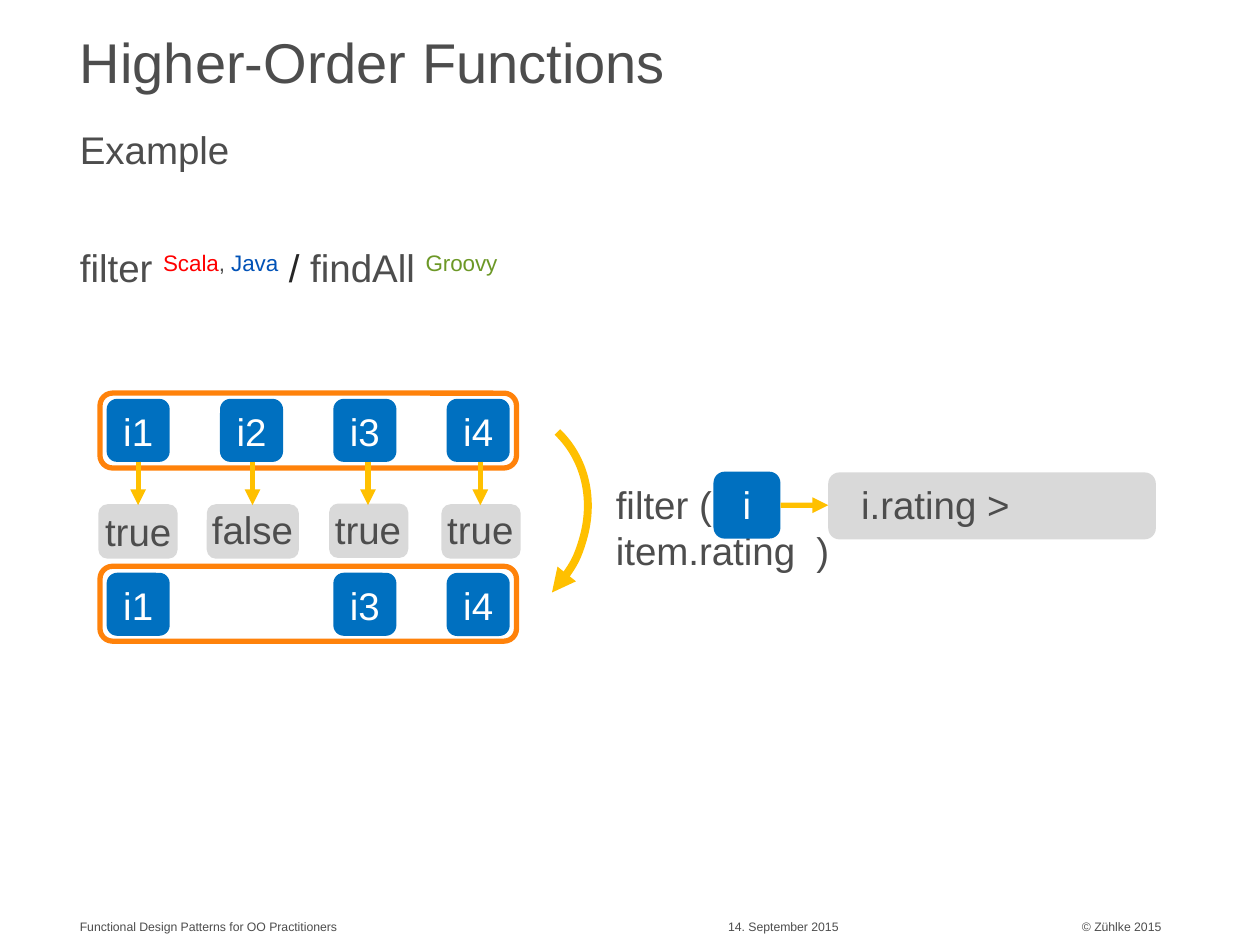
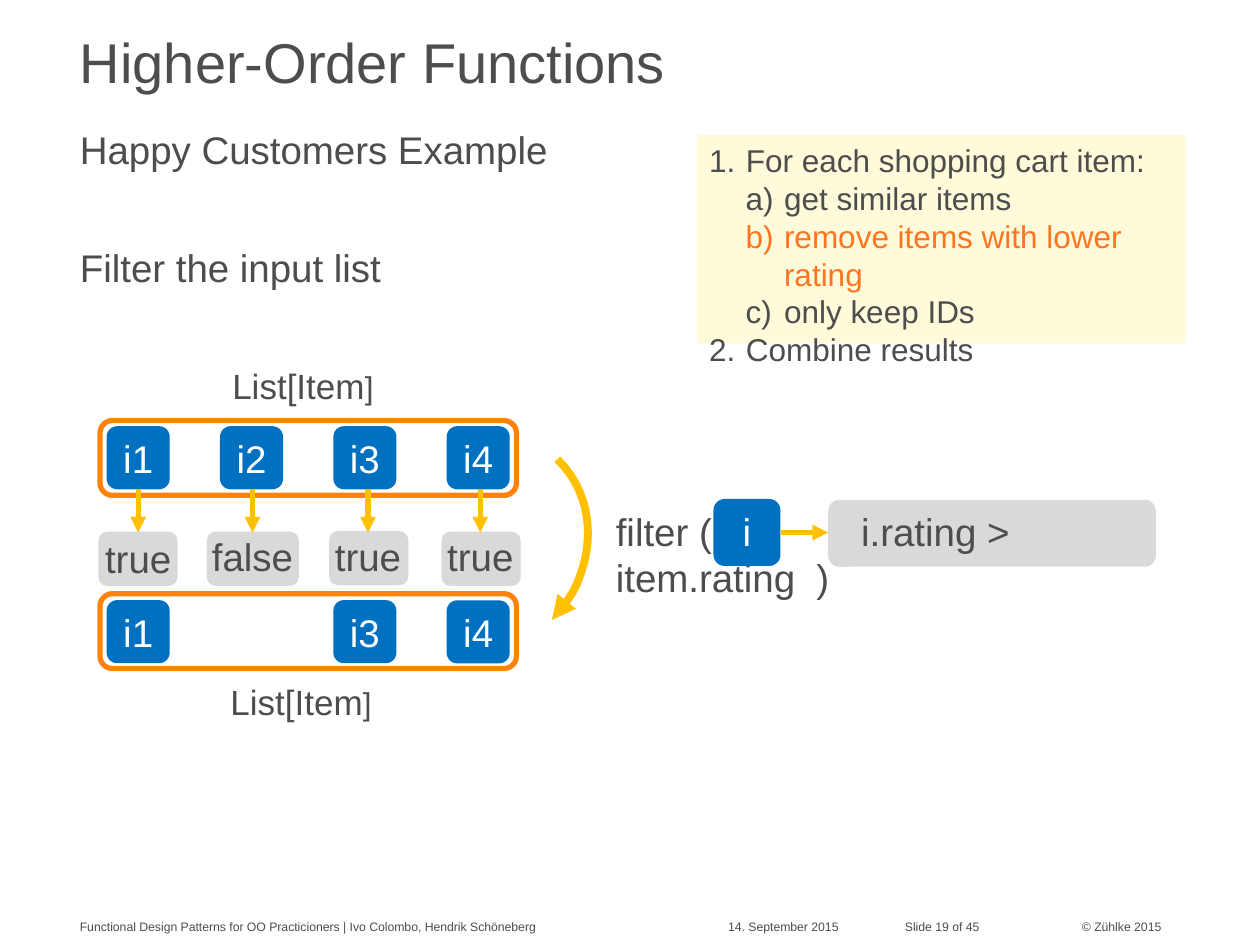
Before and after one commit to aax/zdays-fp-patterns, a slide deck: slide 19 of Functional Design Patterns for OO Practitioners.pptx (slide 9 before the commit). Drawn at 1260x945 pixels with LibreOffice and Linux fonts; fonts in the diff are those of the drawing. Boxes give left, top, right and bottom in pixels: in the first picture for what was removed or moved away, otherwise in the second. Text is boxed around its words. In the diff, an @@ line names an element or a change of style, - is before the commit and + after.

```diff
--- a/Functional Design Patterns for OO Practitioners.pptx
+++ b/Functional Design Patterns for OO Practitioners.pptx
@@ text at box(80, 136, 548, 172): text changed @@
-Example
+Happy Customers Example
@@ rectangle added at box(697, 135, 1186, 343), fill #FFFAD9, 18 pt, text #4D4D4D @@
+1. For each shopping cart item:
+  a) get similar items
+  b) remove items with lower rating
+  c) only keep IDs
+2. Combine results
@@ text at box(80, 254, 381, 290): text changed @@
-filter Scala, Java / findAll Groovy
+Filter the input list
@@ text added at box(232, 373, 364, 406), 20 pt, text #4D4D4D @@
+List[Item]
@@ 6 rounded rectangles, 5 texts, 5 arrows: place and size @@
-6 rounded rectangles, 5 texts, 5 arrows at box(98, 393, 1155, 620)
+6 rounded rectangles, 5 texts, 5 arrows at box(98, 421, 1155, 647)
@@ 9 rounded rectangles, 8 texts, 1 arc (boxed as its full ellipse): place and size @@
-9 rounded rectangles, 8 texts, 1 arc (boxed as its full ellipse) at box(100, 359, 976, 680)
+9 rounded rectangles, 8 texts, 1 arc (boxed as its full ellipse) at box(100, 385, 976, 706)
@@ text added at box(230, 689, 362, 722), 20 pt, text #4D4D4D @@
+List[Item]
@@ text at box(80, 922, 536, 934): text changed @@
-Functional Design Patterns for OO Practitioners
+Functional Design Patterns for OO Practicioners | Ivo Colombo, Hendrik Schöneberg
@@ text added at box(905, 922, 980, 931), 7 pt, text #4D4D4D @@
+Slide 19 of 45
```
Also in this commit, not shown: 23 other slides changed, 21 slides added, 2 other files.
